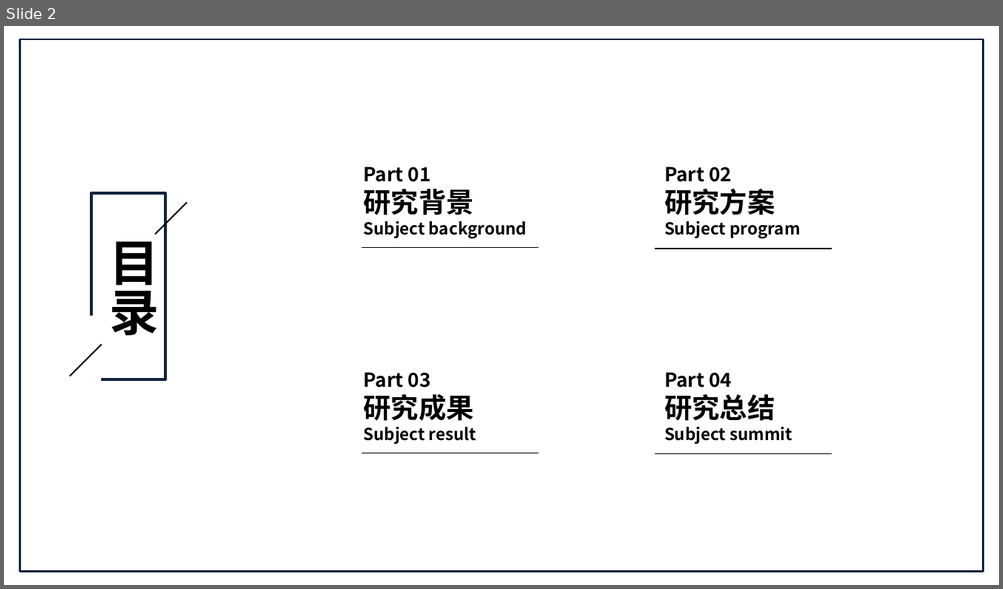
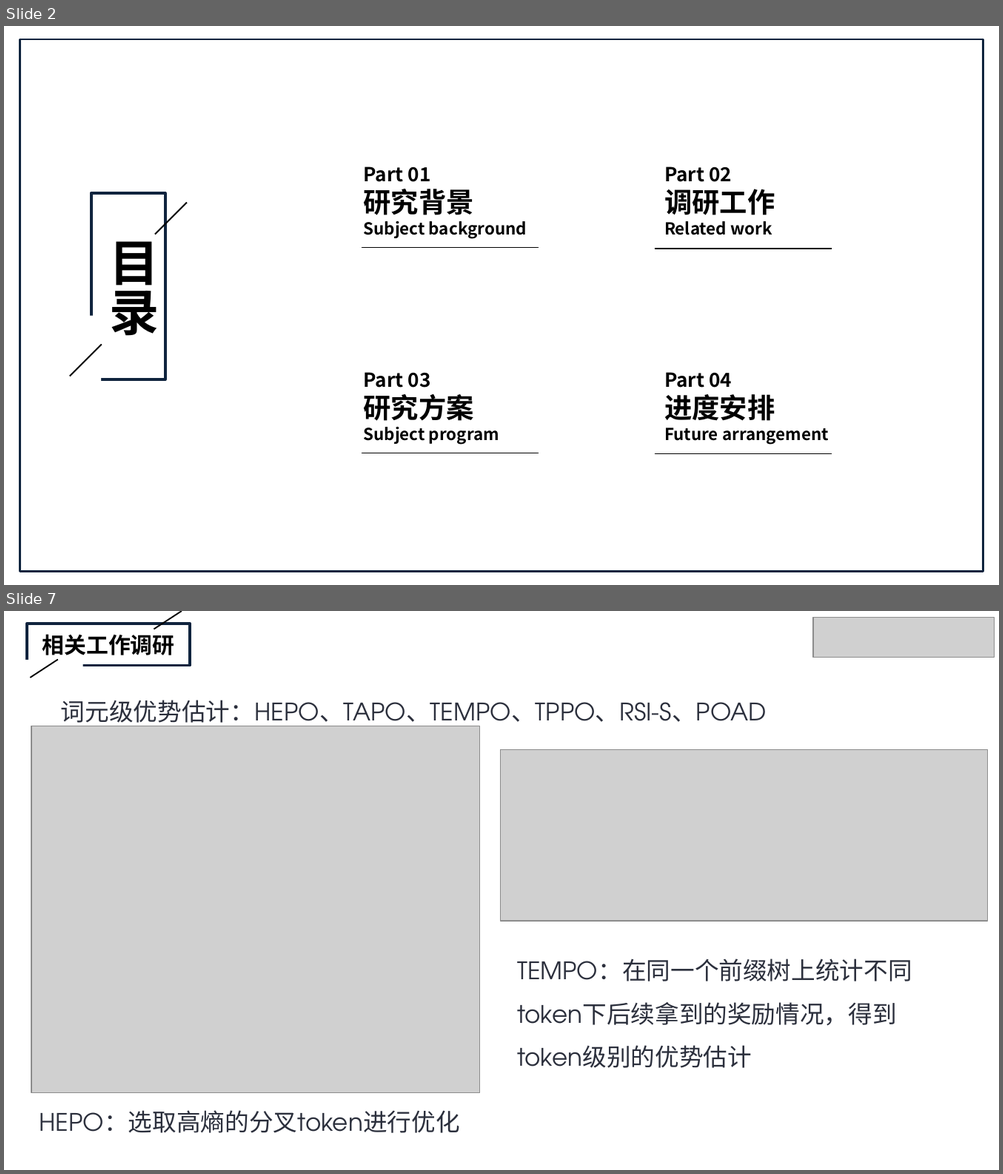
Before and after one commit to Labbbbbbbbb/Notes, a slide deck: NEST/zyt开题答辩.pptx. Shown one above the other, each under a label of ours: slide 2 before the commit, slides 2 and 7 after it; the slides between them are not shown. The pictures are 1003x589 and 1003x1174 pixels, drawn with LibreOffice and Linux fonts; fonts in the diff are those of the drawing; grey boxes stand for pictures. Boxes give left, top, right and bottom in pixels: in the first picture for what was removed or moved away, otherwise in the second. Text is boxed around its words. In the diff, an @@ line names an element or a change of style, - is before the commit and + after.

```diff
--- a/NEST/zyt开题答辩.pptx
+++ b/NEST/zyt开题答辩.pptx
@@ slide 7 added at bbox=[4, 611, 999, 1170], background #FFFFFF @@
@@ picture added at bbox=[813, 617, 993, 657] @@
@@ group added at bbox=[4, 611, 190, 678]: 2 rectangles, 2 lines, 1 text @@
+相关工作调研
@@ text added at bbox=[61, 700, 766, 727], 17.5 pt, text #2B2F3C @@
+词元级优势估计：HEPO、TAPO、TEMPO、TPPO、RSI-S、POAD
@@ picture added at bbox=[32, 726, 481, 1093] @@
@@ picture added at bbox=[501, 750, 987, 921] @@
@@ text added at bbox=[517, 959, 912, 1068], 17.5 pt, text #2B2F3C @@
+TEMPO：在同一个前缀树上统计不同token下后续拿到的奖励情况，得到token级别的优势估计
@@ text added at bbox=[40, 1111, 460, 1133], 17.5 pt, text #2B2F3C @@
+HEPO：选取高熵的分叉token进行优化
@@ slide 2 changed as well @@
@@ text at bbox=[664, 189, 775, 215]: text changed @@
-研究方案
-Subject program
+调研工作
+Related work
@@ text at bbox=[363, 395, 474, 421]: text changed @@
-研究成果
-Subject result
+研究方案
+Subject program
@@ text at bbox=[664, 395, 775, 421]: text changed @@
-研究总结
-Subject summit
+进度安排
+Future arrangement
```
Also in this commit, not shown: 1 other slide changed, 11 other slides added, 19 slides removed, 10 other files.
